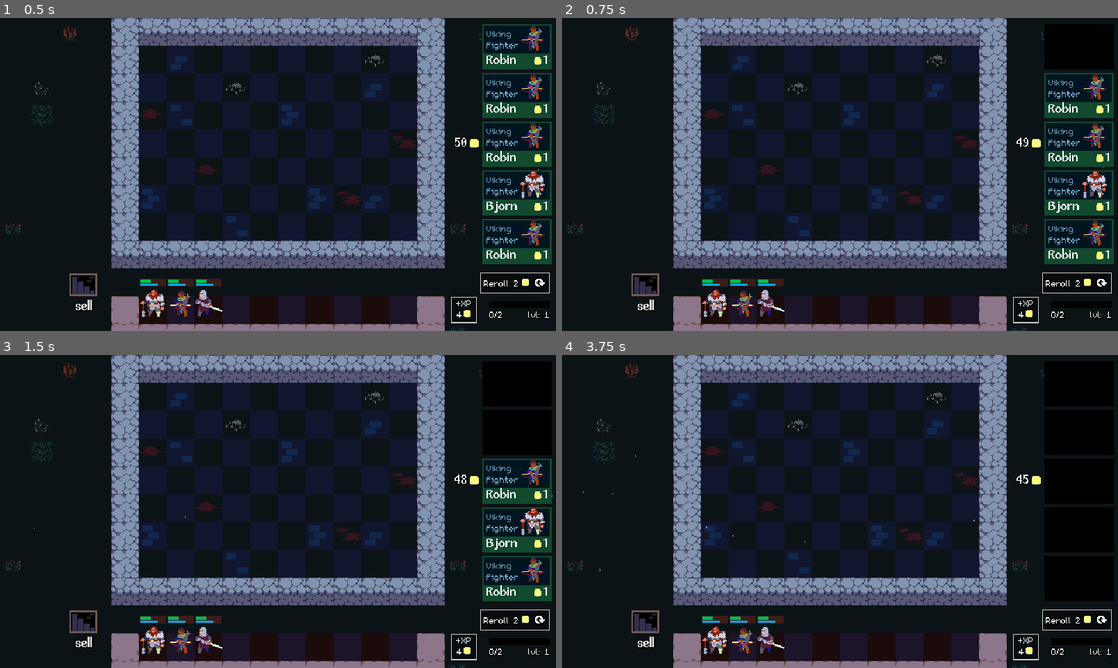
Above: before the commit, frames 1-4 (two rows, left to right).
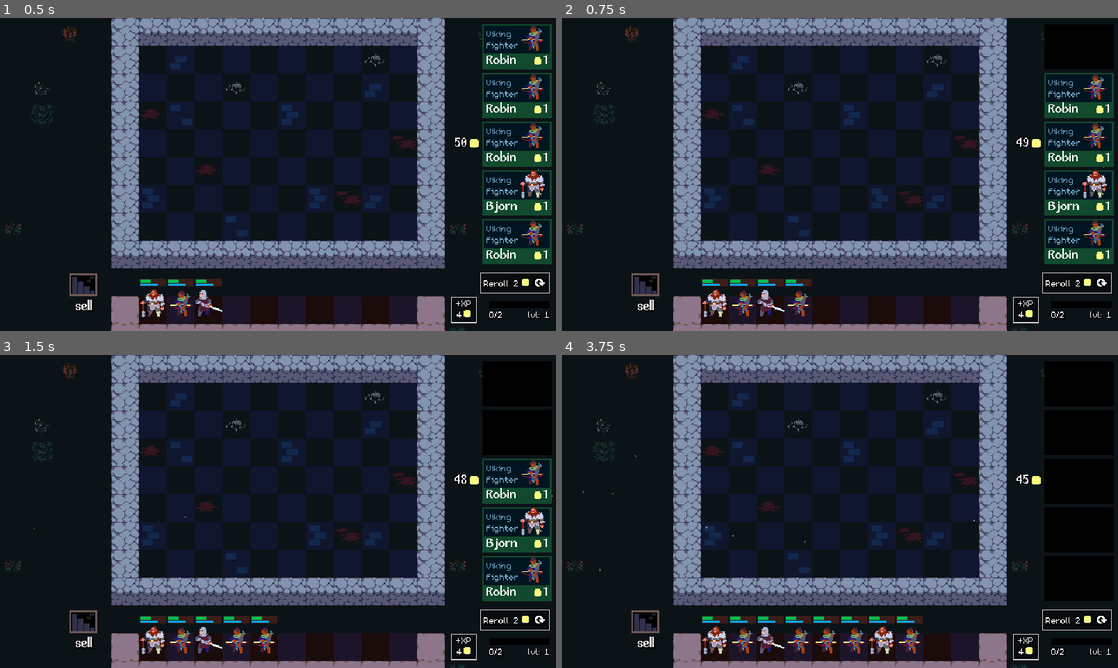
Above: after the commit, the same moments.

Repository: lcrol77/autobattler
Game: Godot game, scene res://scenes/arena/arena.tscn
Two runs of this game, one before a commit and one after it. Both use one fixed random seed, a clock stepped at 60 frames per second and the inputs below.
Inputs (mouse positions are in pixels of both pictures, inside the frame that each line leads up to):
- Up to frame 1 (0.5 s): no input
- Up to frame 2 (0.75 s): click (1079, 46) at 0.52 s
- Up to frame 3 (1.5 s): click (517, 433) at 1.27 s
- Up to frame 4 (3.75 s): click (1079, 480) at 2.02 s; click (1079, 530) at 2.77 s; click (1079, 577) at 3.52 s

Frame 1 is identical in both runs. In frame 2, 0.3% of the frame differs, in the area x 40-45%, y 83-96%; in frame 3, 0.5%; in frame 4, 1.4%, in the area x 40-65%, y 83-96%.

Commit message:
connected stuff

Diff:
--- a/scenes/arena/arena.gd
+++ b/scenes/arena/arena.gd
@@ -8,7 +8,9 @@
 @onready var unit_mover: UnitMover = $UnitMover
 @onready var unit_spawner: UnitSpawner = $UnitSpawner
 @onready var sell_portal: SellPortal = $SellPortal
+@onready var shop: Shop = %Shop
 
 func _ready() -> void:
 	unit_spawner.unit_spawned.connect(unit_mover.setup_unit)
 	unit_spawner.unit_spawned.connect(sell_portal.setup_unit)
+	shop.unit_bought.connect(unit_spawner.spawn_unit)
--- a/scenes/arena/arena.tscn
+++ b/scenes/arena/arena.tscn
@@ -147,4 +147,5 @@
 [node name="UI" type="CanvasLayer" parent="."]
 
 [node name="Shop" parent="UI" instance=ExtResource("14_fv88w")]
+unique_name_in_owner = true
 unit_pool = ExtResource("15_w4nra")
